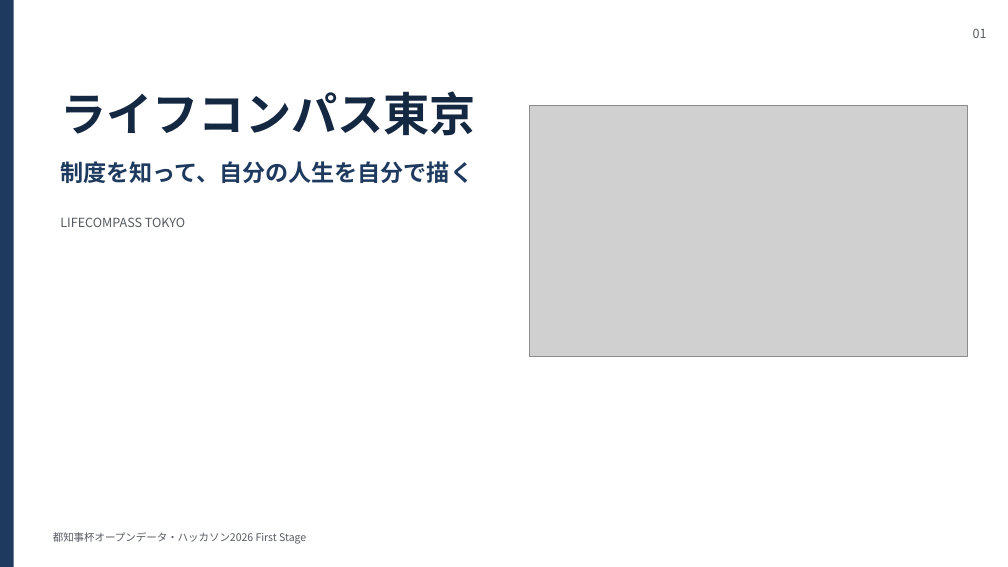
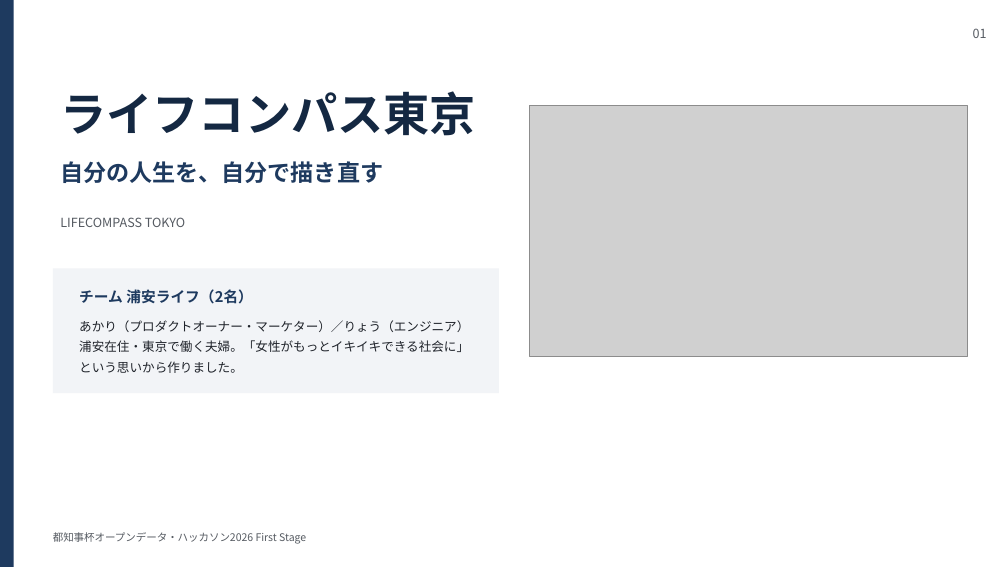
Before and after one commit to vdnih/life-compass-tokyo, a slide deck: slide 1 of docs/hackathon/slides/lifecompass-slides.pptx. Drawn at 1008x567 pixels with LibreOffice and Linux fonts; fonts in the diff are those of the drawing; grey boxes stand for pictures. Boxes give left, top, right and bottom in pixels: in the first picture for what was removed or moved away, otherwise in the second. Text is boxed around its words. In the diff, an @@ line names an element or a change of style, - is before the commit and + after.

Commit message:
docs: プレゼン資料を全体メッセージの要素と1対1に組み直す
スライド2の「希望34% ↔ 現実32%」が分かりづらいという指摘から一次資料を
確認したところ、令和2年度の旧データであり、かつ34%と32%は別の選択肢の
最頻値で「希望が現実には減った」という関係ではなかった（誤読）。

数字を直すために資料全体を見直したところ、PDR-010 で確定した全体メッセージの
うち「女性はもっと働きたい層も多いが、家庭との両立で諦めざるを得ない」という
要素が全スライドから欠落していた。

本編を6枚→7枚に組み直し、課題を2枚に分割:
- 課題①「女性は家庭の方が向いている」と言われる（育児は女性68% ↔ 男性7%）
- 課題② 使える制度を、知らない（「わからない」6.0%→47.3%）

各スライドの主張に令和7年度の一次データを1つずつ添え、見出しの主語を本人側に
統一した（PDR-010 の反映漏れを解消）。令和2年度の世論調査は全面的に外す。

Refs: PDR-011

```diff
--- a/docs/hackathon/slides/lifecompass-slides.pptx
+++ b/docs/hackathon/slides/lifecompass-slides.pptx
@@ text at [60, 161, 383, 183]: text changed @@
-制度を知って、自分の人生を自分で描く
+自分の人生を、自分で描き直す
@@ rectangle added at [53, 268, 499, 393], fill #F2F4F7 @@
@@ text added at [79, 289, 253, 304], 14 pt, text #1E3A5F, bold @@
+チーム 浦安ライフ（2名）
@@ text added at [79, 320, 469, 373], 12 pt, text #20242B @@
+あかり（プロダクトオーナー・マーケター）／りょう（エンジニア）
+浦安在住・東京で働く夫婦。「女性がもっとイキイキできる社会に」という思いから作りました。
```
Also in this commit, not shown: 5 other slides changed, 2 slides added, 1 slide removed, 6 other files.
